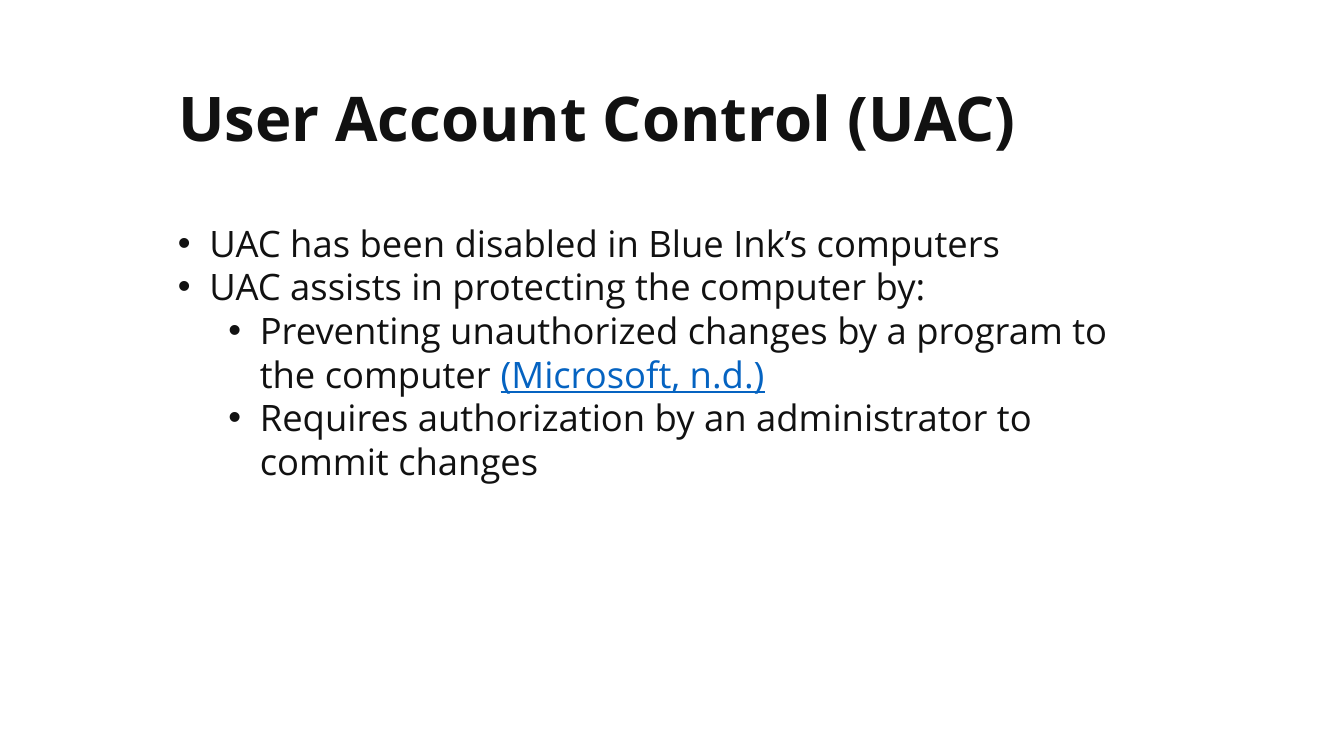
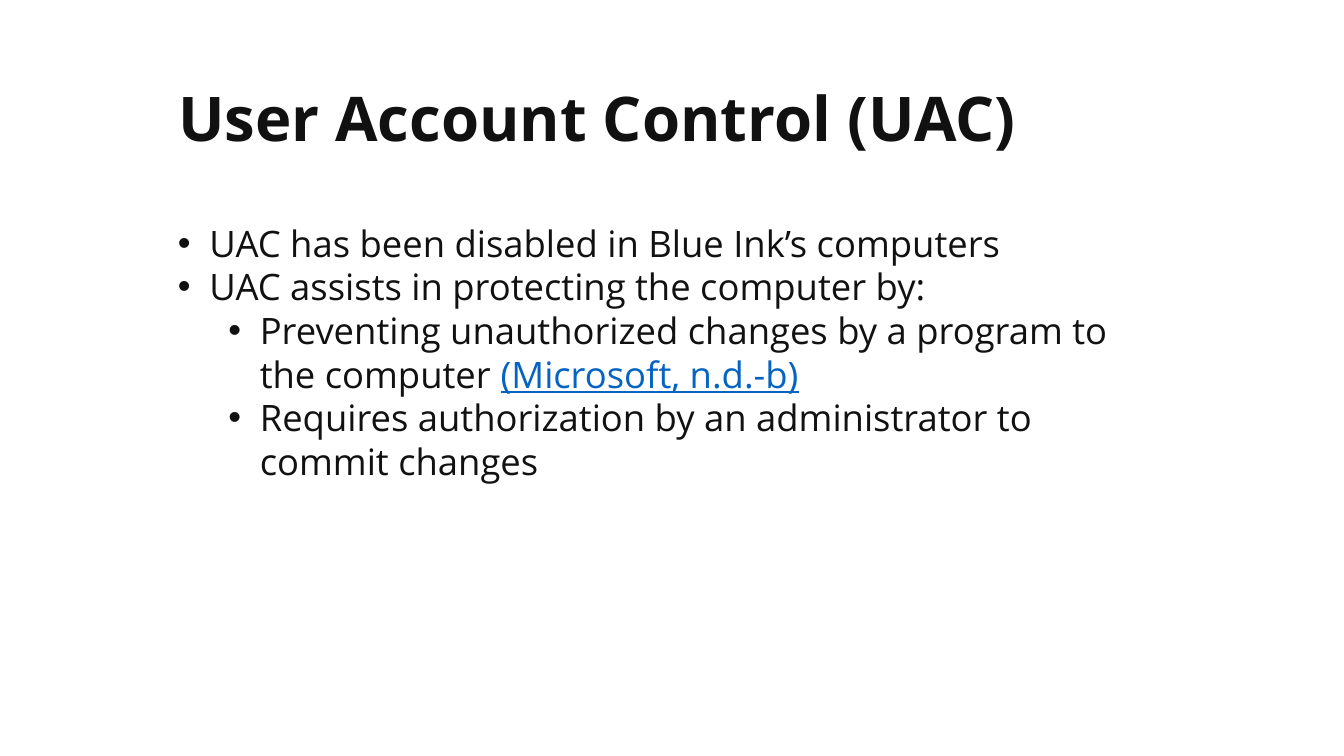
Before and after one commit to martymcflywa/ecu, a slide deck: slide 27 of year_1/sem_2/CSI1101_computer_security/0b_assignment_2_[22MAY15_0900]/dev/CSI1101_PONCE_A2_v02.pptx. Drawn at 1344x756 pixels with LibreOffice and Linux fonts; fonts in the diff are those of the drawing. Boxes give left, top, right and bottom in pixels: in the first picture for what was removed or moved away, otherwise in the second. Text is boxed around its words. In the diff, an @@ line names an element or a change of style, - is before the commit and + after.

```diff
--- a/year_1/sem_2/CSI1101_computer_security/0b_assignment_2_[22MAY15_0900]/dev/CSI1101_PONCE_A2_v02.pptx
+++ b/year_1/sem_2/CSI1101_computer_security/0b_assignment_2_[22MAY15_0900]/dev/CSI1101_PONCE_A2_v02.pptx
@@ text at <box>260,316,1107,397</box>: text changed @@
-  • Preventing unauthorized changes by a program to the computer (Microsoft, n.d.)
+  • Preventing unauthorized changes by a program to the computer (Microsoft, n.d.-b)
```
Also in this commit, not shown: 8 other slides changed, 1 other file.
